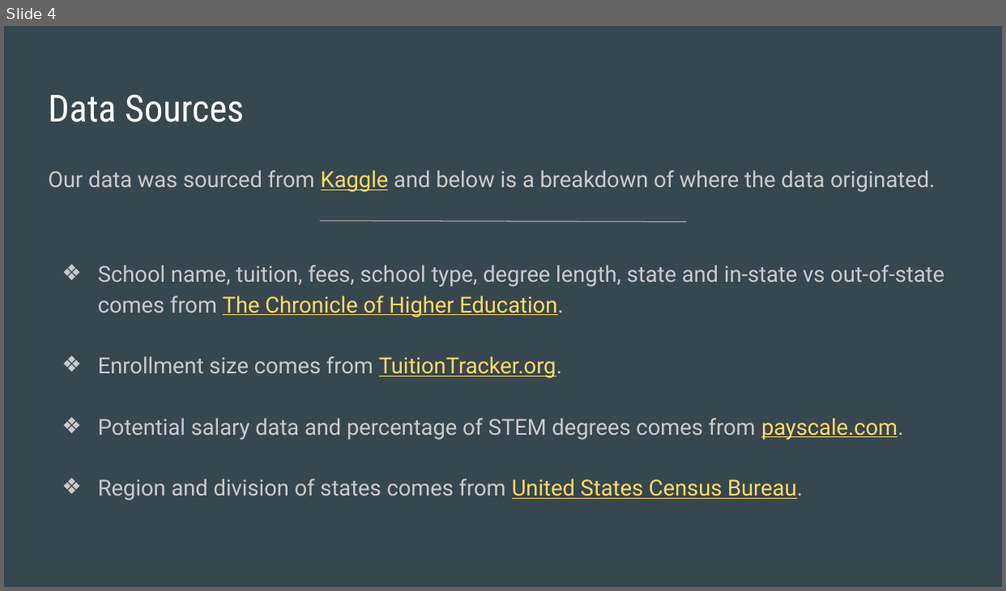
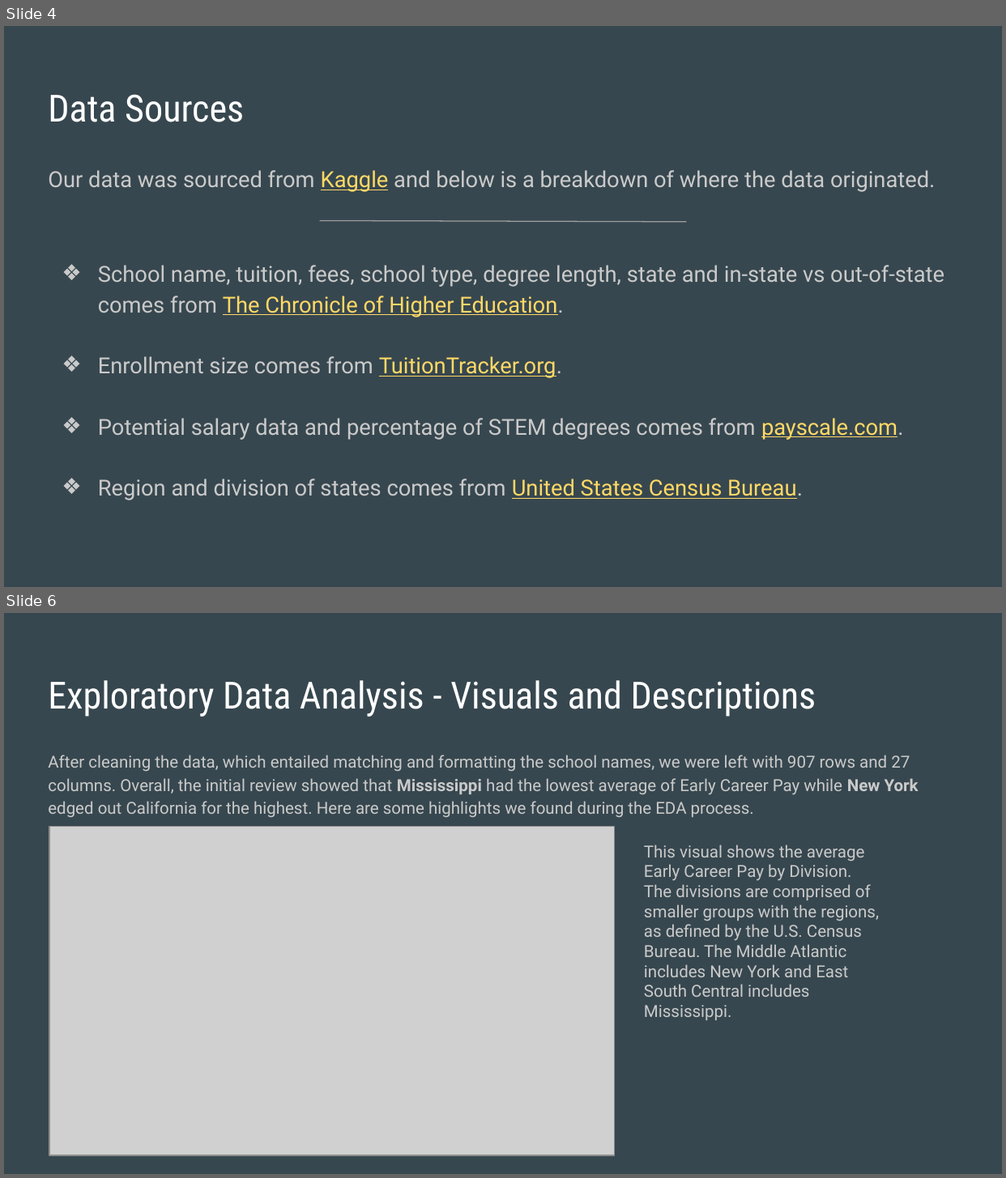
Before and after one commit to razon7/Group-Project, a slide deck: College_Costs_Career_Pay.pptx. Shown one above the other, each under a label of ours: slide 4 before the commit, slides 4 and 6 after it; the slides between them are not shown. The pictures are 1006x591 and 1006x1178 pixels, drawn with LibreOffice and Linux fonts; fonts in the diff are those of the drawing; grey boxes stand for pictures. Boxes give left, top, right and bottom in pixels: in the first picture for what was removed or moved away, otherwise in the second. Text is boxed around its words. In the diff, an @@ line names an element or a change of style, - is before the commit and + after.

```diff
--- a/College_Costs_Career_Pay.pptx
+++ b/College_Costs_Career_Pay.pptx
@@ slide 6 added at [4, 613, 1002, 1174], background #37474F @@
@@ title added at [48, 680, 816, 717], 27 pt, text #FFFFFF @@
+Exploratory Data Analysis - Visuals and Descriptions
@@ text added at [48, 755, 918, 817], 12 pt, text #CACACA @@
+After cleaning the data, which entailed matching and formatting the school names, we were left with 907 rows and 27 columns. Overall, the initial review showed that Mississippi had the lowest average of Early Career Pay while New York edged out California for the highest. Here are some highlights we found during the EDA process.
@@ picture added at [49, 827, 614, 1156] @@
@@ text added at [644, 845, 879, 1020], 12 pt, text #CACACA @@
+This visual shows the average Early Career Pay by Division. The divisions are comprised of smaller groups with the regions, as defined by the U.S. Census Bureau. The Middle Atlantic includes New York and East South Central includes Mississippi.
```
Also in this commit, not shown: 3 slides changed, 5 other slides added, 3 slides removed, 1 other file.
